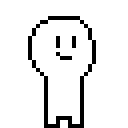
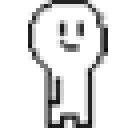
Two versions of the same layered image (128x128). Layer-by-layer changes:
painted on "レイヤー 2" over 28, 0, 108, 128
